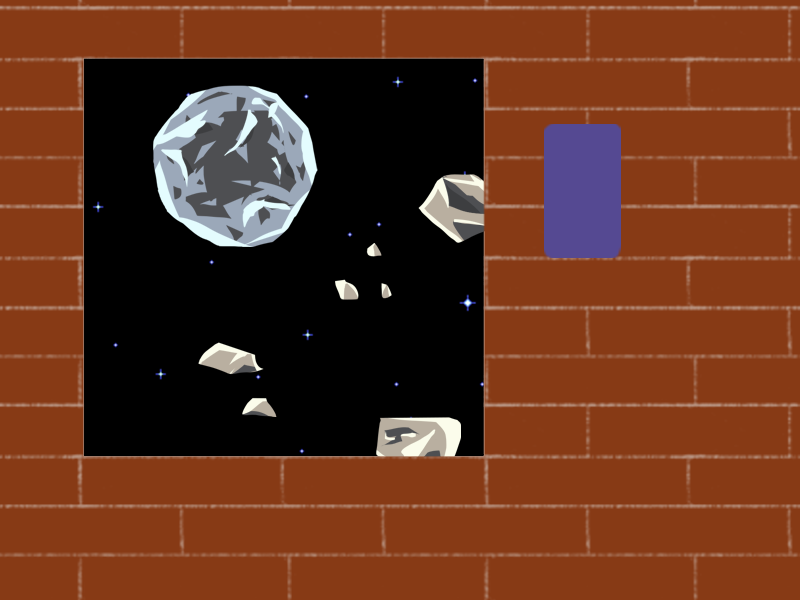
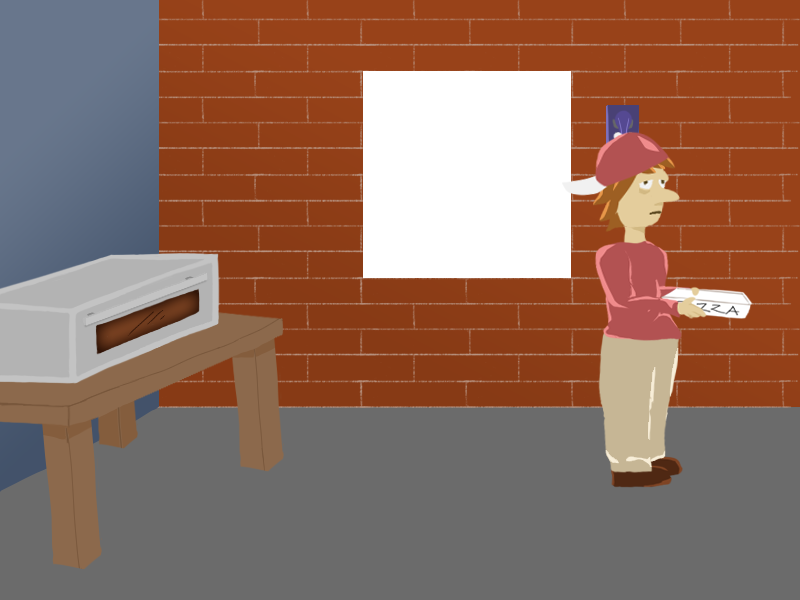
Before/after of a (800, 600) layered artwork. What changed in the layer stack:
showed group "page1" (21 layers) over [0, 0, 800, 600]
added group "phone" (1st of 3, in "page1" › "room") with 6 layers in group "room" over [583, 77, 665, 194]
added layer "receiver" (1st of 2, in "page1" › "room" › "phone") in group "phone" over [613, 109, 634, 168]
added layer "cord" (1st of 2, in "page1" › "room" › "phone") in group "phone" over [609, 165, 628, 183]
added layer "buttons" (1st of 2, in "page1" › "room" › "phone") in group "phone" over [615, 132, 633, 154]
added layer "Layer 21" (1st of 2, in "page1" › "room" › "phone") in group "phone" over [611, 118, 634, 138]
added layer "Layer 22" (1st of 2, in "page1" › "room" › "phone") in group "phone" over [583, 77, 665, 194]
moved "phone" (2nd of 3, in "page1" › "room" › "phone") into group "phone", painted on it over [602, 105, 642, 175]
added layer "Layer 24" in group "room" over [0, 317, 284, 589]
hid "window", painted on it over [0, 0, 800, 600]
hid group "space" (11 layers) over [83, 58, 513, 476]
